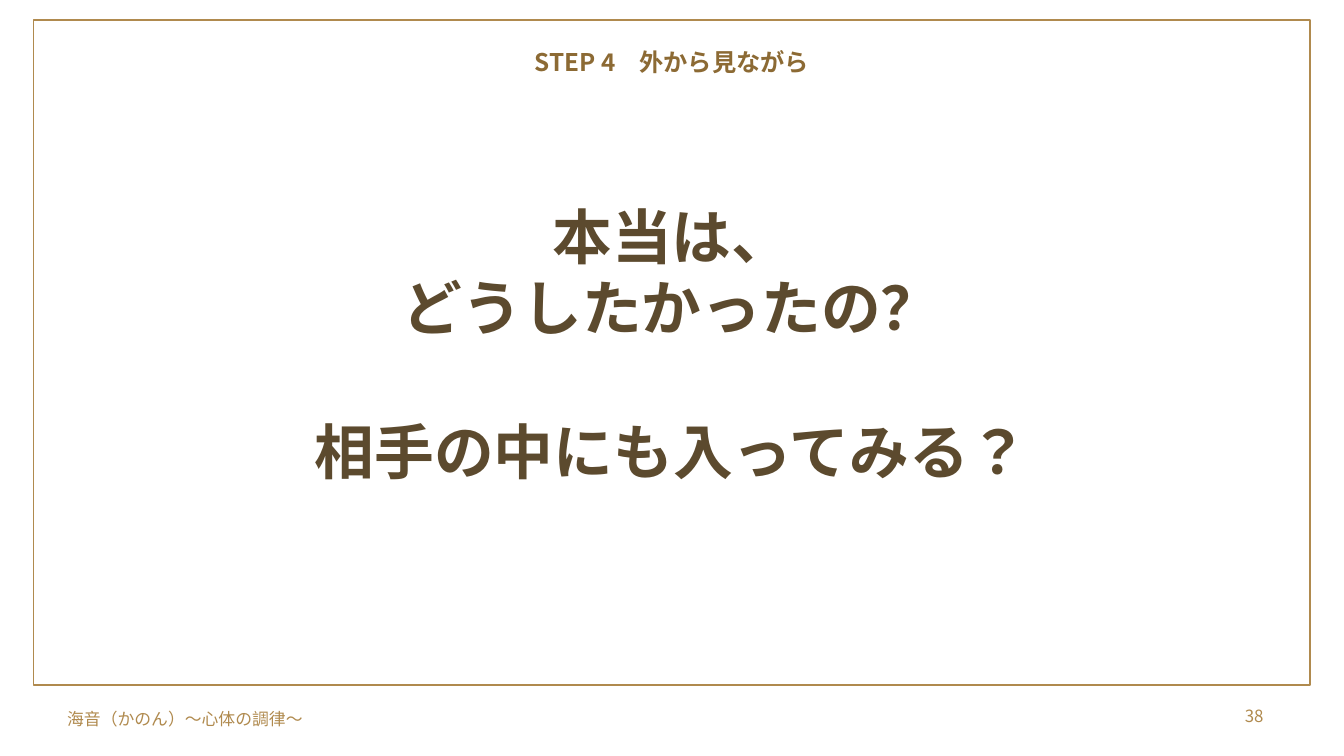
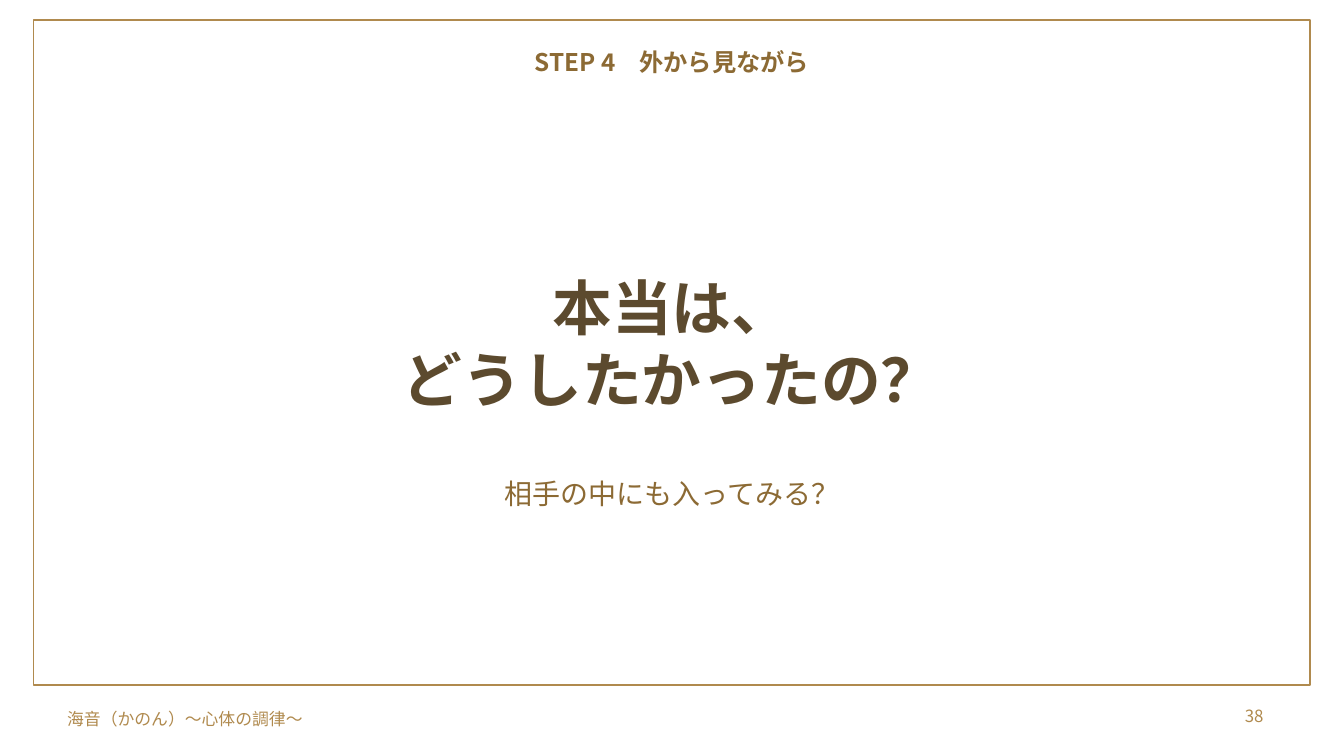
Before and after one commit to y-takahashi-cmd/MyBrain, a slide deck: slide 38 of 20_Projects/海音_心体の調律/単発/仁部あきえさん/20261028_仁部あきえさん_お金のブロック単発セッション.pptx. Drawn at 1344x756 pixels with LibreOffice and Linux fonts; fonts in the diff are those of the drawing; background and template pictures are left out. Boxes give left, top, right and bottom in pixels: in the first picture for what was removed or moved away, otherwise in the second. Text is boxed around its words. In the diff, an @@ line names an element or a change of style, - is before the commit and + after.

```diff
--- a/20_Projects/海音_心体の調律/単発/仁部あきえさん/20261028_仁部あきえさん_お金のブロック単発セッション.pptx
+++ b/20_Projects/海音_心体の調律/単発/仁部あきえさん/20261028_仁部あきえさん_お金のブロック単発セッション.pptx
@@ title at <box>403,352,941,406</box>: text changed @@
-どうしたかったの？
-相手の中にも入ってみる？
+どうしたかったの？
@@ text added at <box>505,480,840,507</box>, 15 pt, text #8C6A34 @@
+相手の中にも入ってみる？
```
Also in this commit, not shown: 1 other slide changed, 1 slide added.
